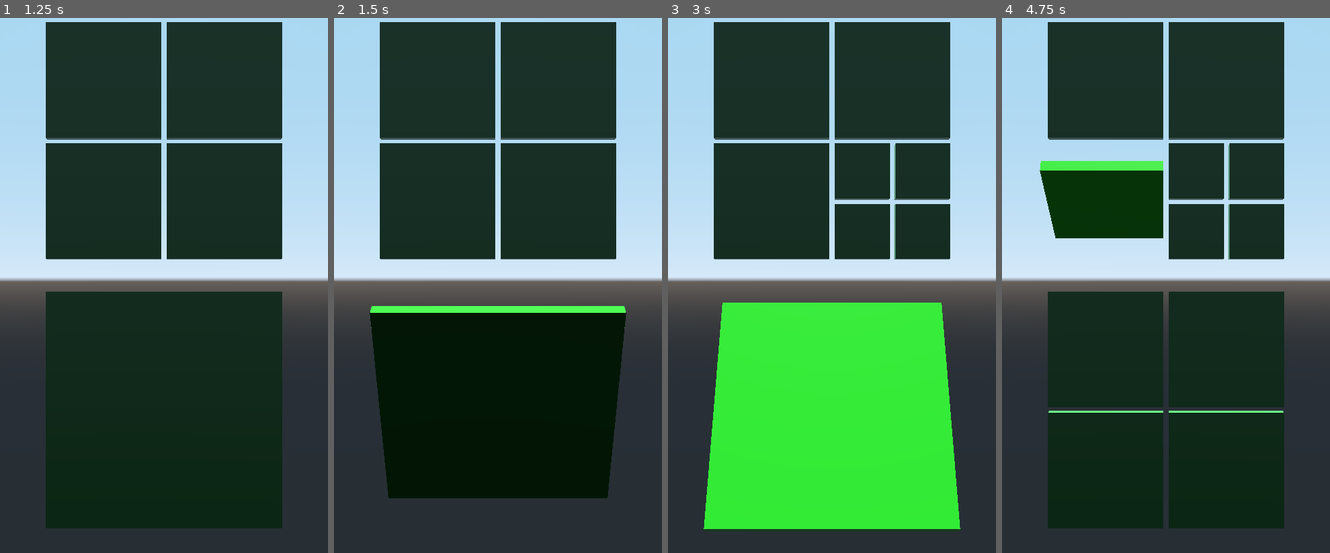
Above: before the commit, frames 1-4 (left to right).
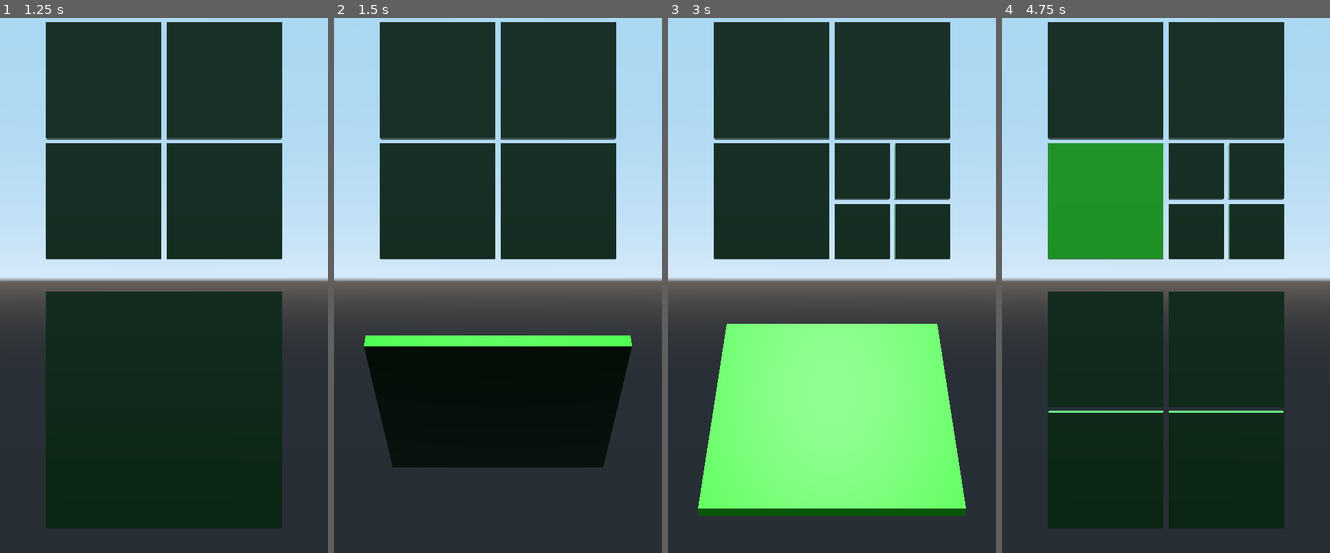
Above: after the commit, the same moments.

Repository: bentles/Tetra
Game: Godot game, scene res://Game.tscn
Same seed, same stepped clock (60 frames per second), same inputs: the game is played once before the commit and once after it.
Inputs (mouse positions are in pixels of both pictures, inside the frame that each line leads up to):
- Up to frame 1 (1.25 s): tap Enter at 0.5 s; move the mouse to (236, 253) at 0.52 s; click (236, 253) at 0.67 s
- Up to frame 2 (1.5 s): tap Space at 1.25 s; drag from (432, 306) to (481, 387) at 1.27 s
- Up to frame 3 (3 s): move the mouse to (864, 157) at 2.02 s; click (864, 157) at 2.17 s; tap Enter at 2.75 s; drag from (815, 387) to (733, 199) at 2.77 s
- Up to frame 4 (4.75 s): move the mouse to (1264, 360) at 3.52 s; click (1264, 360) at 3.67 s; tap Space at 4.25 s; drag from (1067, 199) to (1116, 141) at 4.27 s

Frame 1 is identical in both runs. In frame 2, 10% of the frame differs, in the area x 9-91%, y 53-90%; in frame 3, 31%, in the area x 9-91%, y 53-96%; in frame 4, 7.8%.

Commit message:
faster flip

Diff:
--- a/Tetra/Tetra.gd
+++ b/Tetra/Tetra.gd
@@ -40,7 +40,7 @@
 	flipped = !flipped
 
 func split():
-	if depth >= 3:
+	if depth >= 2:
 		return
 
 	split = true
--- a/Tetra/Tetra.tscn
+++ b/Tetra/Tetra.tscn
@@ -22,7 +22,7 @@
 
 [sub_resource type="Animation" id=1]
 resource_name = "flip"
-length = 0.5
+length = 0.3
 tracks/0/type = "value"
 tracks/0/path = NodePath("..:rotation_degrees")
 tracks/0/interp = 1
@@ -30,7 +30,7 @@
 tracks/0/imported = false
 tracks/0/enabled = true
 tracks/0/keys = {
-"times": PoolRealArray( 0, 0.5 ),
+"times": PoolRealArray( 0, 0.3 ),
 "transitions": PoolRealArray( 1, 1 ),
 "update": 0,
 "values": [ Vector3( 0, 0, 0 ), Vector3( -180, 0, 0 ) ]
@@ -38,7 +38,7 @@
 
 [sub_resource type="Animation" id=3]
 resource_name = "flip2"
-length = 0.5
+length = 0.3
 tracks/0/type = "value"
 tracks/0/path = NodePath("..:rotation_degrees")
 tracks/0/interp = 1
@@ -46,7 +46,7 @@
 tracks/0/imported = false
 tracks/0/enabled = true
 tracks/0/keys = {
-"times": PoolRealArray( 0, 0.5 ),
+"times": PoolRealArray( 0, 0.3 ),
 "transitions": PoolRealArray( 1, 1 ),
 "update": 0,
 "values": [ Vector3( 180, 0, 0 ), Vector3( 0, 0, 0 ) ]
